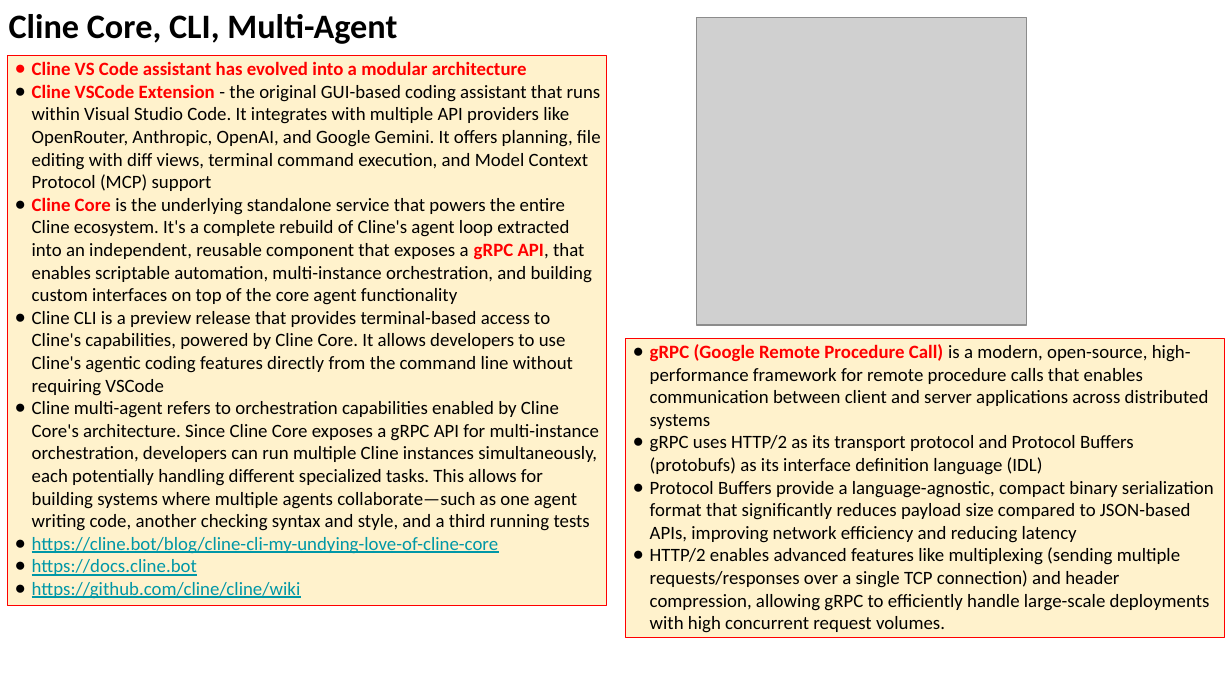
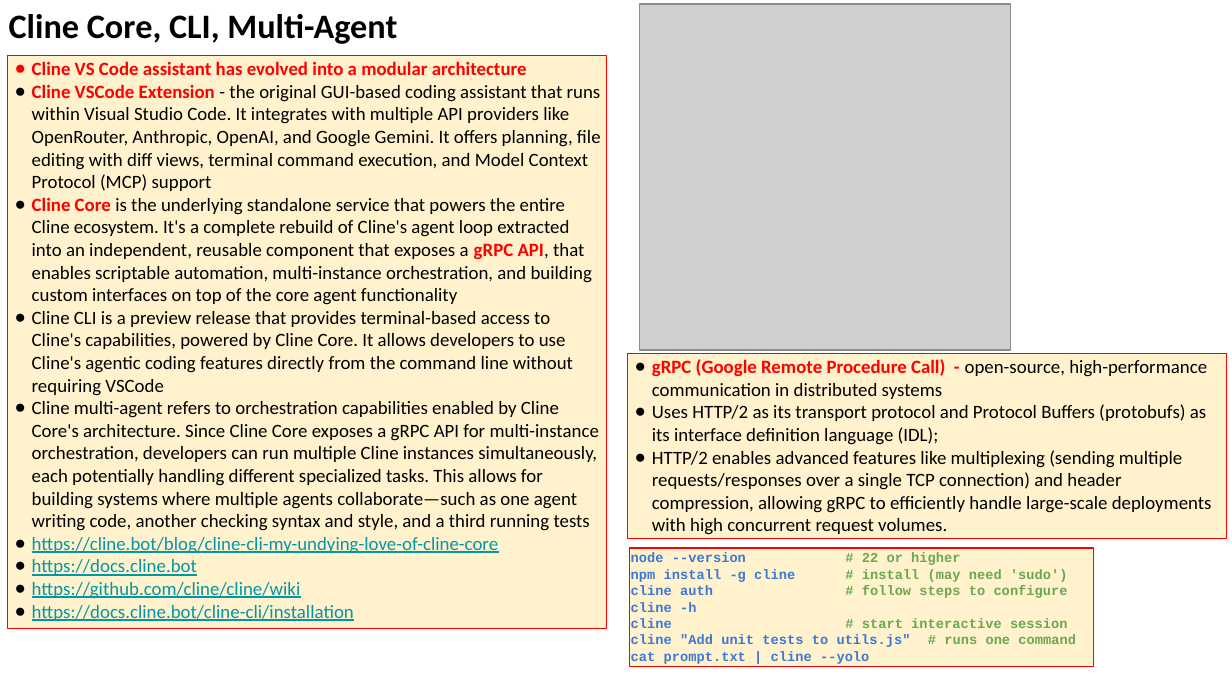
Before and after one commit to lselector/seminar, a slide deck: slide 3 of 2025/2025-10-17-AI-Updates.pptx. Drawn at 1232x693 pixels with LibreOffice and Linux fonts; fonts in the diff are those of the drawing; grey boxes stand for pictures. Boxes give left, top, right and bottom in pixels: in the first picture for what was removed or moved away, otherwise in the second. Text is boxed around its words. In the diff, an @@ line names an element or a change of style, - is before the commit and + after.

```diff
--- a/2025/2025-10-17-AI-Updates.pptx
+++ b/2025/2025-10-17-AI-Updates.pptx
@@ picture resized from (x1=696, y1=17, x2=1026, y2=325) to (x1=639, y1=4, x2=1010, y2=350) @@
@@ rectangle "Cline VS Code assistant has ..." resized from (x1=7, y1=55, x2=606, y2=605) to (x1=7, y1=55, x2=606, y2=628) @@
@@ rectangle "gRPC (Google Remote Procedure Call) ..." resized from (x1=626, y1=339, x2=1225, y2=638) to (x1=627, y1=354, x2=1226, y2=538) @@
@@ text in rectangle at (x1=652, y1=359, x2=1207, y2=445): text changed @@
-● gRPC (Google Remote Procedure Call) is a modern, open-source, high-performance framework for remote procedure calls that enables communication between client and server applications across distributed systems
-● gRPC uses HTTP/2 as its transport protocol and Protocol Buffers (protobufs) as its interface definition language (IDL)
-● Protocol Buffers provide a language-agnostic, compact binary serialization format that significantly reduces payload size compared to JSON-based APIs, improving network efficiency and reducing latency
+● gRPC (Google Remote Procedure Call) - open-source, high-performance communication in distributed systems
+● Uses HTTP/2 as its transport protocol and Protocol Buffers (protobufs) as its interface definition language (IDL);
@@ rectangle added at (x1=630, y1=548, x2=1094, y2=667), fill #FFF2CC, outline #FF0000 0.75 pt, 8 pt, text #3C78D8, bold @@
+node --version # 22 or higher
+npm install -g cline # install (may need 'sudo')
+cline auth # follow steps to configure
+cline -h
+cline # start interactive session
+cline "Add unit tests to utils.js" # runs one command
+cat prompt.txt | cline --yolo
@@ text in rectangle at (x1=32, y1=605, x2=354, y2=621): paragraph added @@
+● https://docs.cline.bot/cline-cli/installation
```
Also in this commit, not shown: 6 other slides changed.
